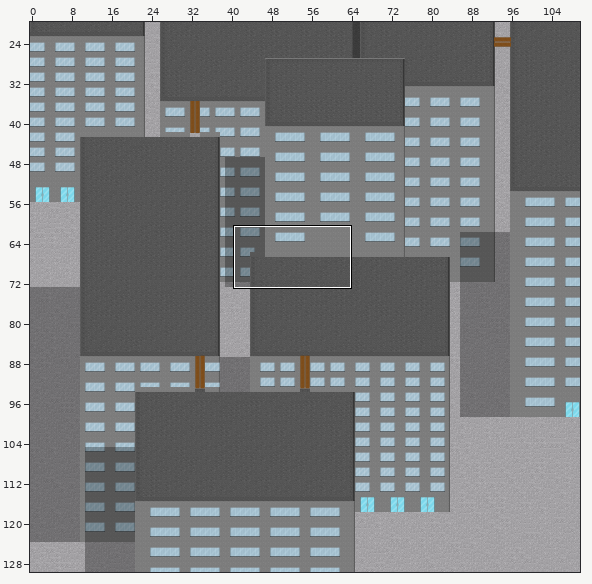
Two states of a Tiled map (JSON), main/resources/worlds/RooftopMid.json. Above, an overview of the earlier version with the close-up marked.
Close-up. As it was:
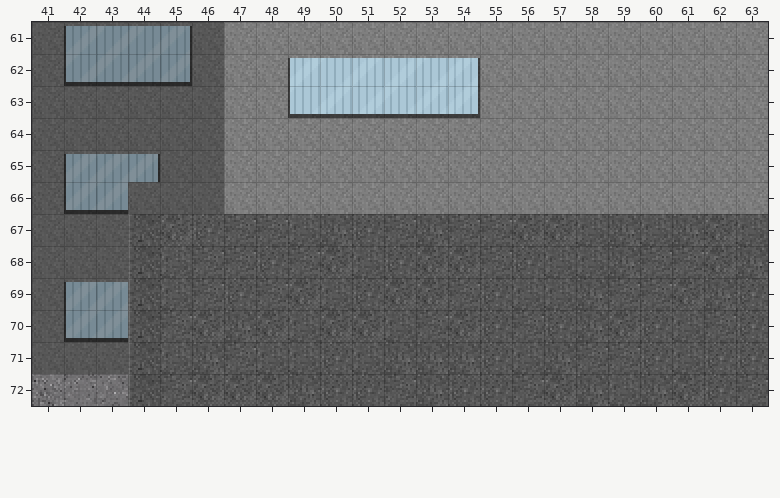
Cells are 16x16 px. Shown: x 41..63, y 61..72. The commit also changed other parts of the map, which this record leaves out.
And afterwards:
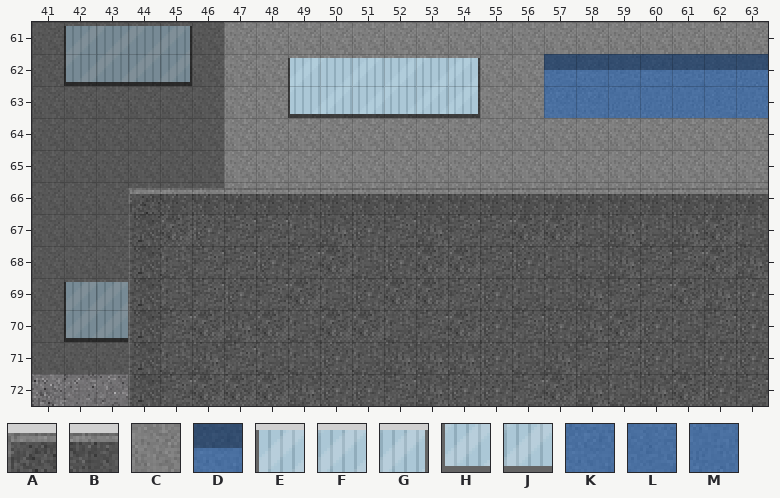
Key: from "Roof": A 0, B 1, C 13; from "Shadow": D 5 turned 180; from "Window3_tilesheet": E 0, F 1, G 2, H 3, J 4; from "indoor_tileset": K 28, L 29, M 30.
_ is an empty cell, # one hidden under a higher layer.
Tiles of an added or newly shown layer are drawn over the layers below it.
See-through tiles are keyed as they look on the map.
Change:
Layer "Inside Office" (added):
y 62: x 57..63 _______ -> LKLKLLM
y 63: x 57..63 _______ -> KKMMMLM
Layer "Cement":
y 62..63: x 57..63 ####### -> _______
Layer "Ground 1":
y 62..63: x 57..63 CCCCCCC -> _______
Layer "Ground 2" (now shown):
y 66: x 44..63 ____________________ -> ABBBBBBBBBBBBBBBBBBB
Layer "windows2":
y 65: x 42..44 EFG -> ___
y 66: x 42..43 HJ -> __
Layer "Separate Building":
y 62: x 57..63 _______ -> DDDDDDD
Pixel boxes of the changes (left, top, right, bottom) in both close-ups:
changed: (544, 54, 768, 118)
changed: (64, 154, 768, 214)
